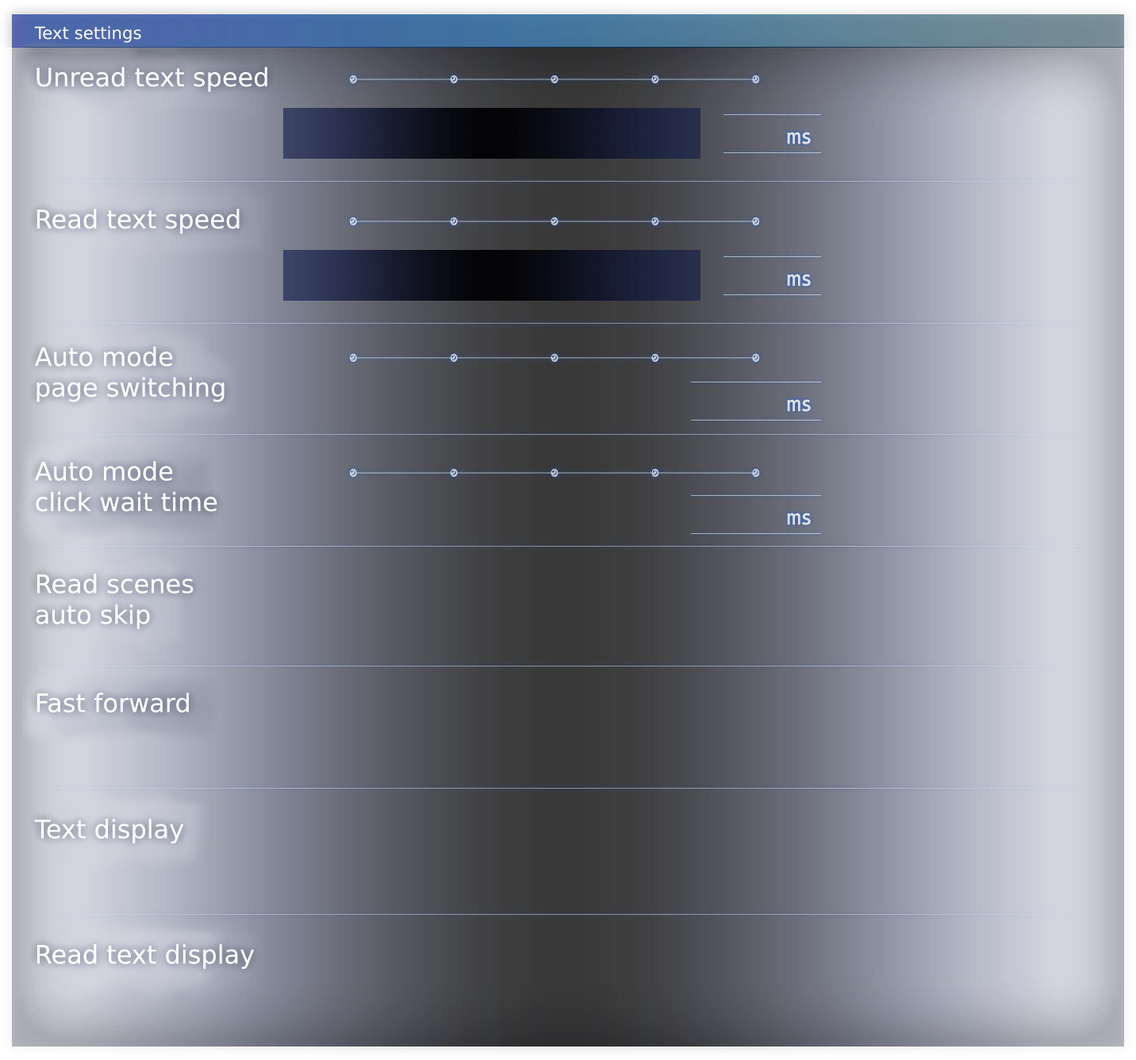
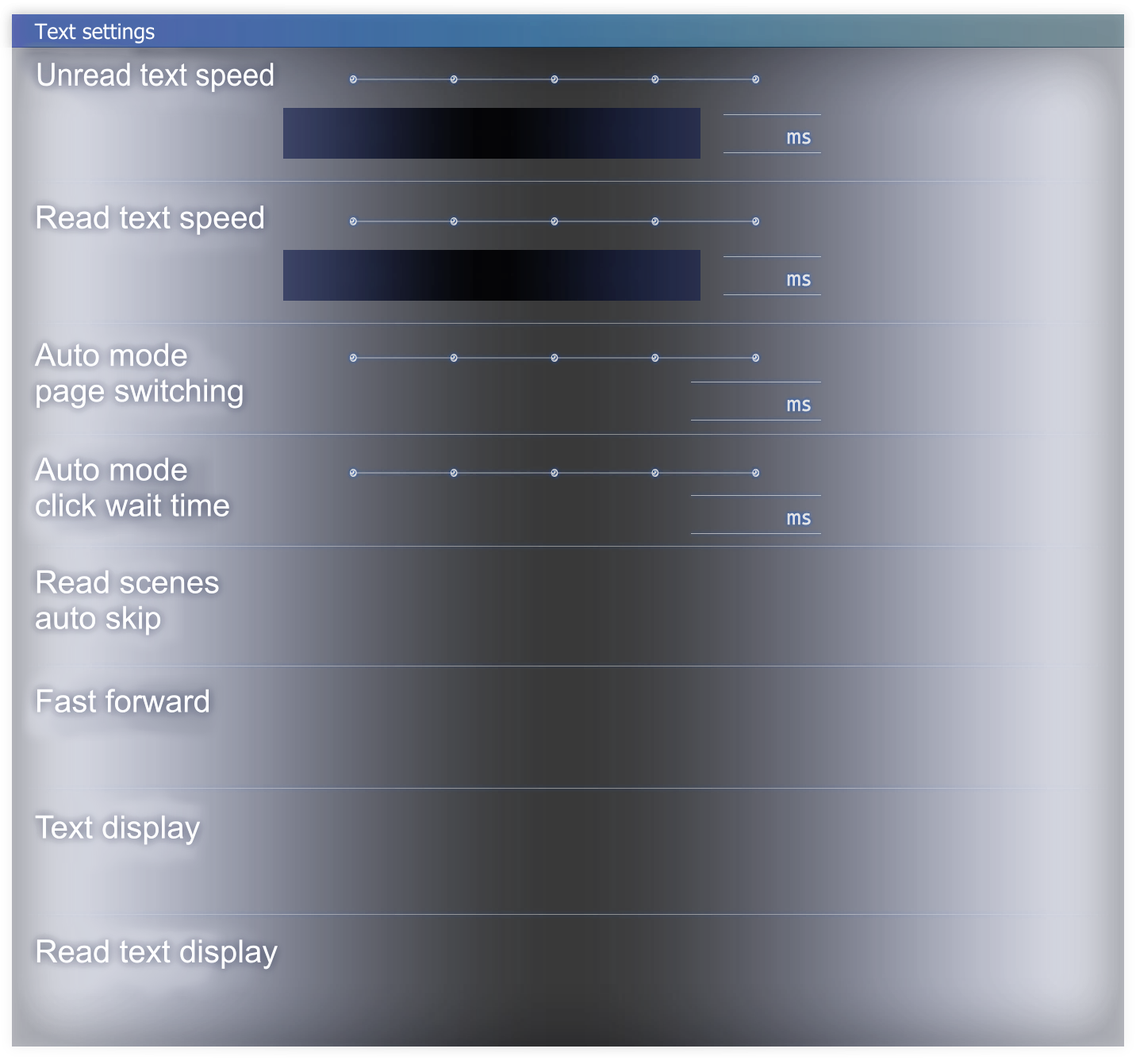
Before/after of a 1136 × 1060 layered artwork. What changed in the layer stack:
painted on "background" over [29, 22, 283, 974]
